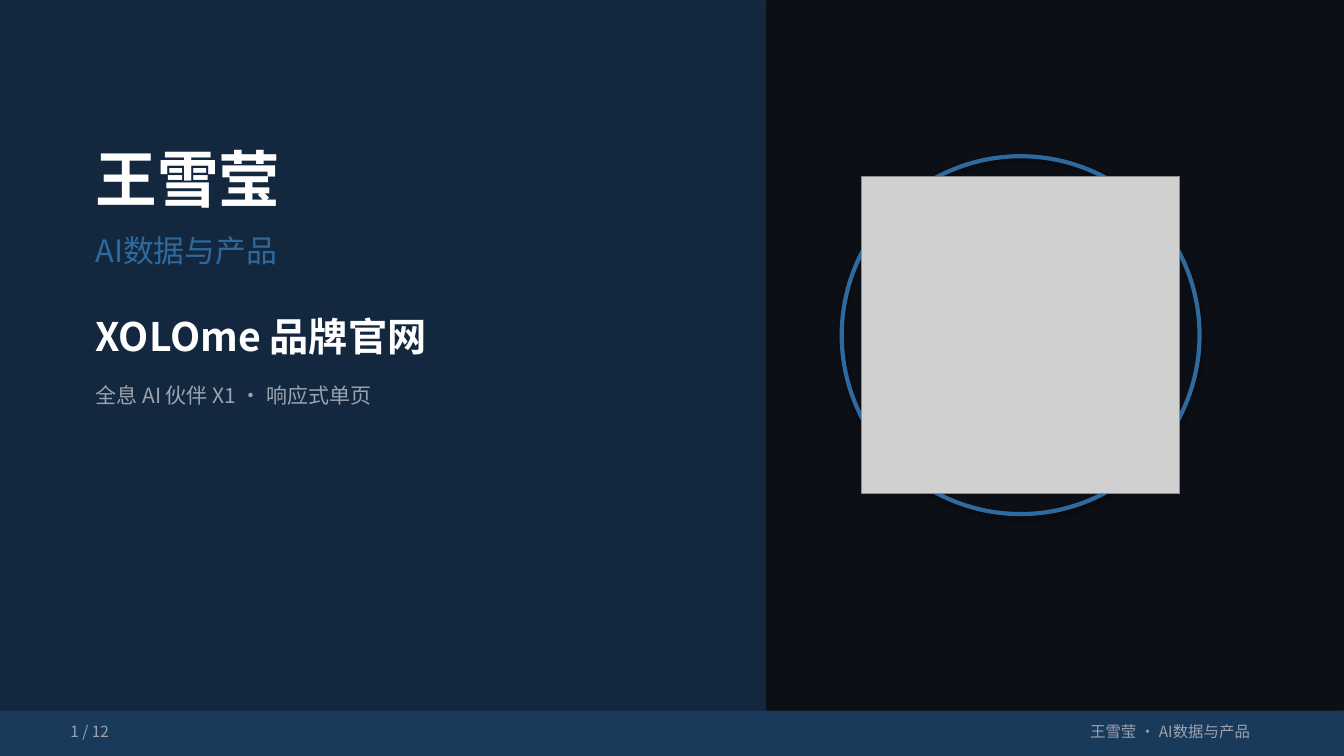
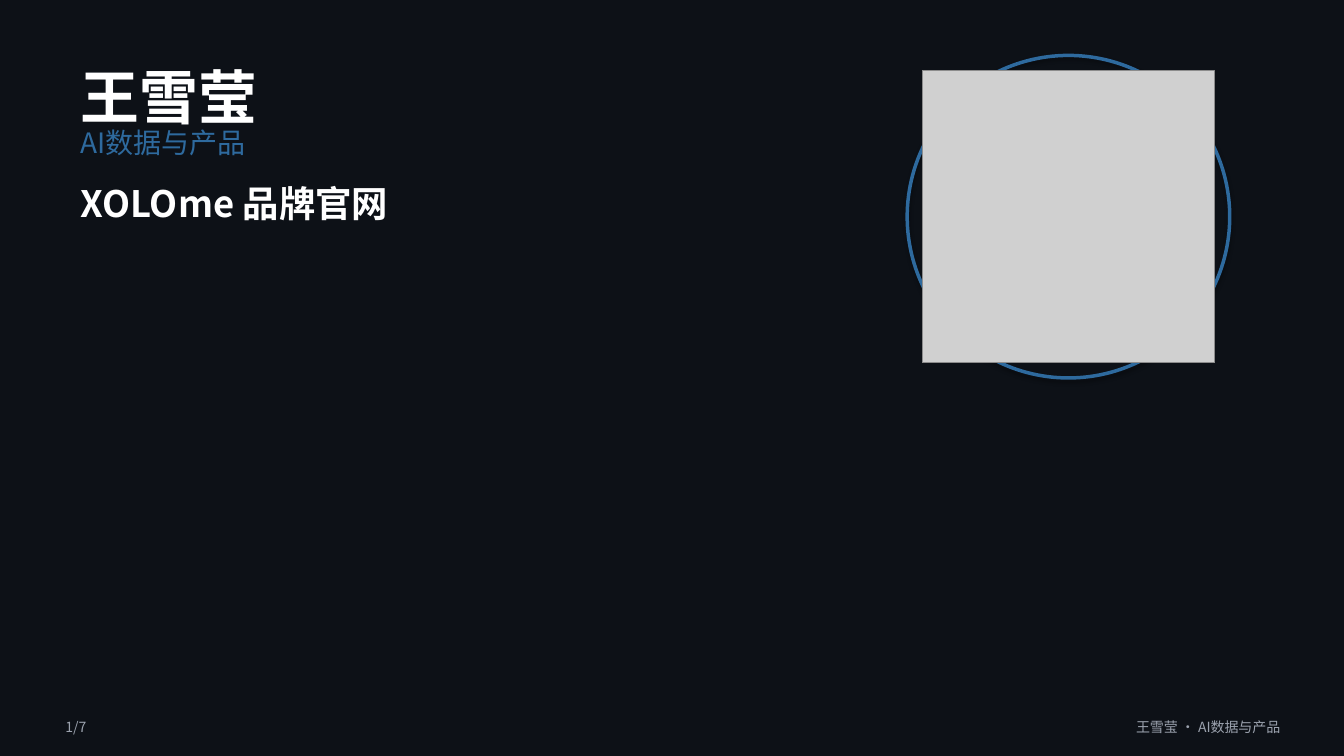
Before and after one commit to HSDCT1230/hsdct, a slide deck: slide 1 of portfolio/xolome-portfolio.pptx. Drawn at 1344x756 pixels with LibreOffice and Linux fonts; fonts in the diff are those of the drawing; grey boxes stand for pictures; background and template pictures are left out; a plain dark background stands for a picture behind light text. Boxes give left, top, right and bottom in pixels: in the first picture for what was removed or moved away, otherwise in the second. Text is boxed around its words. In the diff, an @@ line names an element or a change of style, - is before the commit and + after.

```diff
--- a/portfolio/xolome-portfolio.pptx
+++ b/portfolio/xolome-portfolio.pptx
@@ rectangle removed at bbox=[0, 0, 1344, 756] @@
@@ rectangle removed at bbox=[0, 0, 766, 756] @@
@@ text "王雪莹": place and size @@
-text "王雪莹" at bbox=[96, 149, 281, 208]
+text "王雪莹" at bbox=[80, 69, 256, 134]
@@ text "王雪莹" at bbox=[80, 69, 256, 134]: size 44 to 42 pt; less space between paragraphs @@
@@ ellipse added at bbox=[907, 55, 1230, 378], outline #2E6A9E 2.5 pt @@
@@ picture added at bbox=[923, 71, 1215, 363] @@
@@ text "AI数据与产品": place and size @@
-text "AI数据与产品" at bbox=[96, 236, 277, 265]
+text "AI数据与产品" at bbox=[80, 129, 245, 155]
@@ text "AI数据与产品" at bbox=[80, 129, 245, 155]: size 22 to 20 pt; less space between paragraphs @@
@@ text "XOLOme 品牌官网": place and size @@
-text "XOLOme 品牌官网" at bbox=[96, 317, 427, 355]
+text "XOLOme 品牌官网" at bbox=[80, 186, 389, 221]
@@ text "XOLOme 品牌官网" at bbox=[80, 186, 389, 221]: size 28 to 26 pt; less space between paragraphs @@
@@ ellipse removed at bbox=[842, 156, 1200, 514] @@
@@ picture removed at bbox=[862, 176, 1180, 494] @@
@@ text removed at bbox=[96, 385, 372, 405] @@
-全息 AI 伙伴 X1 · 响应式单页
@@ rectangle removed at bbox=[0, 711, 1344, 756] @@
@@ text "王雪莹 · AI数据与产品": place and size @@
-text "王雪莹 · AI数据与产品" at bbox=[1090, 724, 1250, 738]
+text "王雪莹 · AI数据与产品" at bbox=[1136, 720, 1280, 733]
@@ text "王雪莹 · AI数据与产品" at bbox=[1136, 720, 1280, 733]: size 11 to 10 pt; less space between paragraphs @@
@@ text at bbox=[65, 721, 86, 735]: text changed; size 11 to 10 pt @@
-1 / 12
+1/7
```
Also in this commit, not shown: 2 other slides changed, 4 slides added, 9 slides removed, 1 other file.
